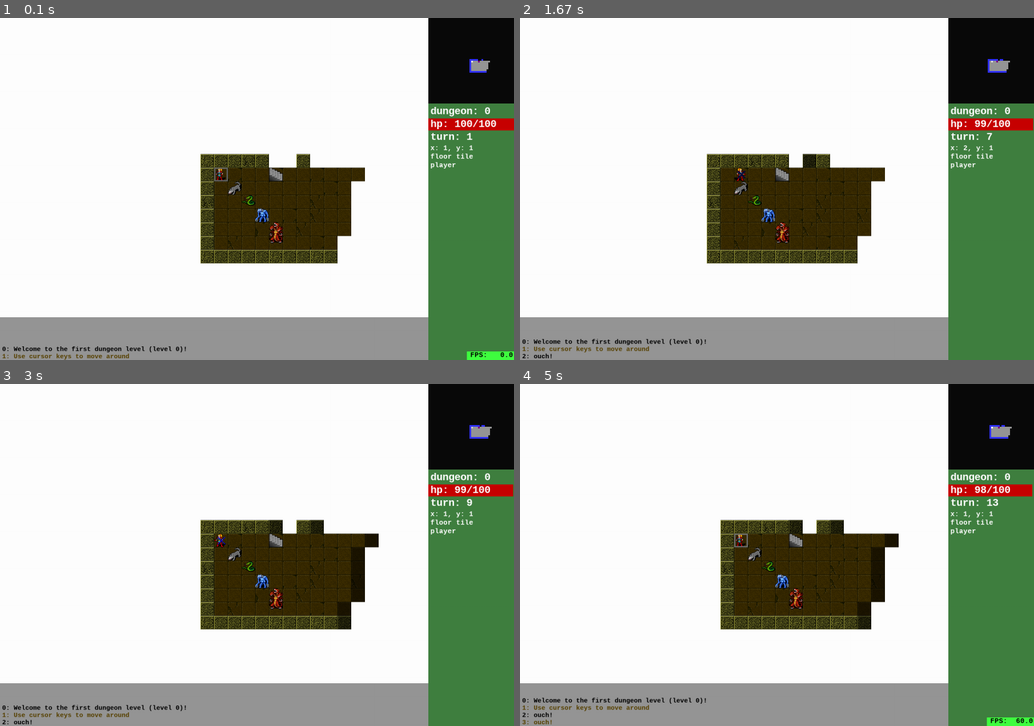
Above: before the commit, frames 1-4 (two rows, left to right).
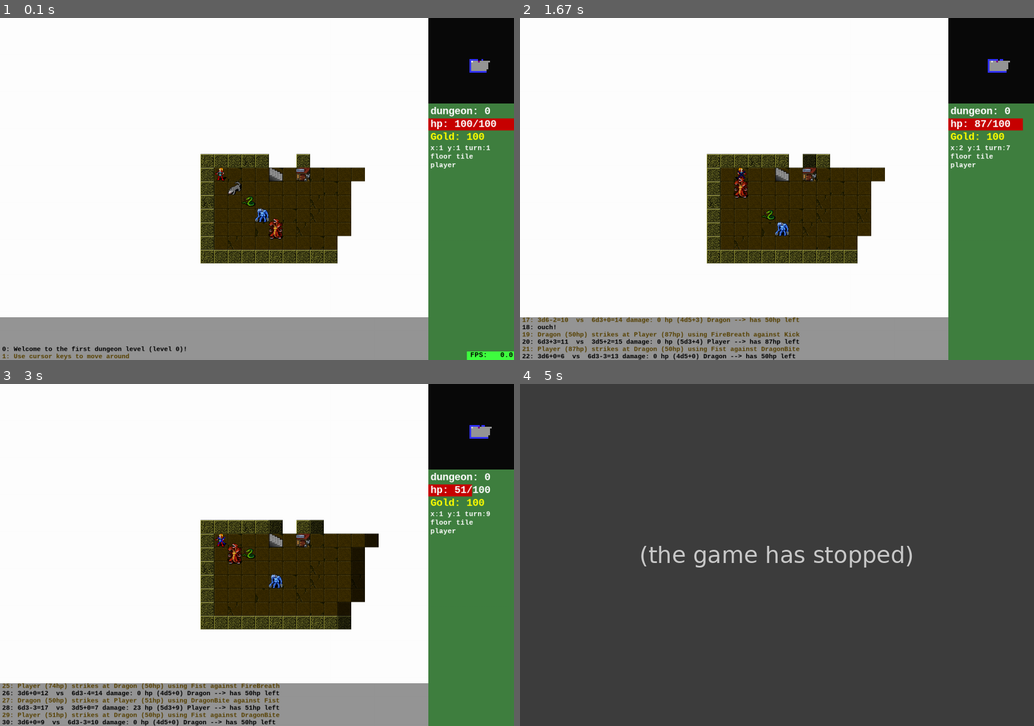
Above: after the commit, the same moments.

Repository: spheppner/roguebasin_python3
Game: pygame game, started from base_pygame_13.py
Same seed, same stepped clock (60 frames per second), same inputs: the game is played once before the commit and once after it.
Inputs:
- Up to frame 1 (0.1 s): no input
- Up to frame 2 (1.67 s): tap Space at 0.33, 0.73, 1.03, 1.23 s; hold Right 0.67-1.13 s; tap Shift at 0.82 s; hold Up 1.17-1.47 s; tap 1 at 1.32 s
- Up to frame 3 (3 s): tap A at 2 s; hold Left 2.33-2.87 s; tap Space at 2.4, 2.7 s; tap 1 at 2.48 s
- Up to frame 4 (5 s): tap A at 3.23 s; hold Left 3.57-3.97 s; tap Space at 3.63, 3.93 s; tap 1 at 3.72 s

The runs differ from the first frame. In frame 1, 0.5% of the frame differs, in the area x 41-96%, y 33-66%; in frame 2, 2.6%; in frame 3, 3.3%; in frame 4, 100%, in the area x 0-100%, y 0-100%.
After the commit the program exited at 4.73 s; later frames show no game.

Commit message:
moving monsters
monster look (afte 1 turn) to player
hint system
monster centered on tile

Diff:
--- a/base_pygame_13.py
+++ b/base_pygame_13.py
@@ -21,9 +21,9 @@
 import os
 
 
-# TODO: cursor soll keine schleimspur ziehen
+
 # TODO: cursor darf nicht in unerforschte zellen gehen
-# TODO: game legende vereinheitlichen von viewer und game
+# TODO diagonal movement for player ? or not allowing diagonal movement for monsters...
 
 class NaturalWeapon():
 
@@ -119,24 +119,53 @@
         self.defense_bonus = -4
 
 
-def roll(dice, bonus=0):
+def roll(dice, bonus=0, reroll=True):
+    """simulate a dice throw, and adding a bonus
+       reroll means that if the highest number is rolled,
+       one is substracted from the score and
+       another roll is added, until a not-hightest number is rolled.
+       e.g. 1D6 throws a 6, and re-rolls a 2 -> (6-1)+2= 7"""
+    # TODO format-micro-language for aligning the numbers better
     rolls = dice[0]
     sides = dice[1]
     total = 0
-    print("-----------------------")
-    print("rolling {}d{} + bonus {}".format(rolls, sides, bonus))
-    print("-----------------------")
-    for d in range(rolls):
+    print("------------------------")
+    print("rolling {}{}{} + bonus {}".format(rolls, "D" if reroll else "d", sides, bonus))
+    print("------------------------")
+    i = 0
+    verb = "rolls   "
+    #for d in range(rolls):
+    while True:
+        i += 1
+        if i > rolls:
+            break
         value = random.randint(1, sides)
-        print("rolling die #{}:....{} ".format(d, value))
-        total += value
-    print("==================")
+
+        if reroll and value == sides:
+            total += value - 1
+            print("die #{} {} {}  ∑: {} (count as {} and rolls again)".format(i, verb, value, total, value-1 ))
+
+            verb = "re-rolls"
+            i -= 1
+            continue
+        else:
+            total += value
+            print("die #{} {} {}  ∑: {}".format(i, verb, value, total))
+            verb = "rolls   "
+
+    print("=========================")
     print("=result:    {}".format(total))
     print("+bonus:     {}".format(bonus))
-    print("==================")
+    print("=========================")
     print("=total:     {}".format(total + bonus))
     return total + bonus
 
+
+def minmax(value, lower_limit=-1, upper_limit=1):
+    """constrains a value inside two limits"""
+    value = max(lower_limit, value)
+    value = min(upper_limit, value)
+    return value
 
 def randomizer(list_of_chances=[1]):
     """gives back an integer depending on chance.
@@ -305,7 +334,7 @@
         self.block_sight = block_sight
         self.explored = explored
         # graphic_index is a random number to choose one of several graphical tiles
-        self.graphic_index = random.randint(1, 4)
+        #self.graphic_index = random.randint(1, 4)
         # --- some common tiles ---
         if char == "#":  # wall
             self.block_movement = True
@@ -332,6 +361,7 @@
         self.x = x
         self.y = y
         self.z = z
+        self.hint = None # longer description and hint for panel
         self.image_name = None
         self.char = char
         self.color = color
@@ -347,6 +377,10 @@
             self.stay_visible_once_explored = False
         # --- child classes can do stuff in the _overwrite() method  without needing their own __init__ method
         self._overwrite()
+        # --- update legend ---
+        if self.char not in Game.legend:
+            Game.legend[self.char] = self.__class__.__name__
+
 
     def _overwrite(self):
         pass
@@ -358,6 +392,21 @@
             return True
         return False
 
+class Gold(Object):
+    """a heap of gold"""
+
+    def _overwrite(self):
+        self.color = (200,200,0)
+        self.char="*"
+        self.value = random.randint(1,100)
+
+class Shop(Object):
+    """a shop to trade items"""
+    def _overwrite(self):
+        self.color= ( 200,200,0)
+        self.stay_visible_once_explored = True
+        self.char = "$"
+        self.hint = "press Space to buy hp"
 
 class Stair(Object):
     """a stair, going upwards < or downwards >"""
@@ -365,15 +414,41 @@
     def _overwrite(self):
         self.color = (128, 0, 128)  # violet
         self.stay_visible_once_explored = True
+        self.hint = "press PgUp/PgDown to change level"
 
 
 class Monster(Object):
     """a (moving?) dungeon Monster, like the player, a boss, a NPC..."""
 
     def _overwrite(self):
+        self.aggro = 3
         self.char = "M"
         if self.color is None:
             self.color = (255, 255, 0)
+
+    def ai(self, player):
+        """returns dx, dy toward the player (if distance < aggro) or randomly"""
+        distance = ((self.x - player.x)**2 + (self.y-player.y)**2)**0.5
+        if distance < self.aggro:
+            dx = player.x - self.x
+            dy = player.y - self.y
+            dx = minmax(dx, -1, 1)
+            dy = minmax(dy, -1, 1)
+        else:
+            dx = random.choice((-1,0,1))
+            dy = random.choice((-1,0,1))
+        try:
+            target = Game.dungeon[self.z][self.y + dy][self.x + dx]
+        except:
+            print("monster trying illegally to leave dungeon")
+            return 0, 0
+            ##raise SystemError("out of dungeon?", self.x, self.y, self.z)
+        if target.block_movement:
+            print("monster trying to move into a wall")
+            return 0, 0
+        print("dx dy", self.__class__.__name__, dx, dy)
+        return dx, dy
+
 
     def move(self, dx, dy, dz=0):
         if dx > 0:
@@ -399,6 +474,7 @@
 
     def _overwrite(self):
         self.char = "W"
+        self.aggro = 5
         self.hitpoints = 30
         self.attack = (2, 6)
         self.defense = (2, 5)
@@ -412,6 +488,7 @@
 
     def _overwrite(self):
         self.char = "S"
+        self.aggro = 2
         self.hitpoints = 20
         self.attack = (2, 4)
         self.defense = (3, 3)
@@ -424,6 +501,7 @@
 
     def _overwrite(self):
         self.char = "Y"
+        self.aggro = 4
         self.hitpoints = 20
         self.attack = (8, 2)
         self.defense = (4, 3)
@@ -436,6 +514,7 @@
 
     def _overwrite(self):
         self.char = "D"
+        self.aggro = 6
         self.hitpoints = 50
         self.attack = (6, 3)
         self.defense = (6, 3)
@@ -456,6 +535,7 @@
         self.damage = (4, 5)
         self.natural_weapons = [Fist(), Kick()]
         self.items = {}
+        self.gold = 100
         self.image_name = "arch-mage"
 
 
@@ -463,26 +543,22 @@
     dungeon = []  # list of list of list. 3D map representation, using text chars. z,y,x ! z=0: first level. z=1: second level etc
     fov_map = []  # field of vie map, only for current level!
     objects = {}  # container for all Object instances in this dungeon
+    #legend = {} # fills itself because of class Object's __init__ method
     legend = {"@": "player",
               "#": "wall tile",
               ".": "floor tile",
               ">": "stair down",
               "<": "stair up",
-              "W": "wolf",
-              "S": "snake",
-              "Y": "yeti",
-              "D": "dragon"}
-
+              }
     tiles_x = 0
     tiles_y = 0
     torch_radius = 10
     log = []  # message log
     game_over = False
-    turn = 1
     cursor_x = 0
     cursor_y = 0
-    friend_image = "arch-mage-idle"
-    foe_image = None
+    #friend_image = "arch-mage-idle"
+    #foe_image = None
 
     def __init__(self, tiles_x=80, tiles_y=40):
         Game.tiles_x = tiles_x  # max. width of the level in tiles
@@ -496,6 +572,7 @@
         Snake(3, 3, 0)
         Yeti(4, 4, 0)
         Dragon(5, 5, 0)
+        Shop(7,1,0)
         self.log.append("Welcome to the first dungeon level (level 0)!")
         self.log.append("Use cursor keys to move around")
         self.load_level(0, "level001.txt", "data")
@@ -506,10 +583,18 @@
         # carve out some rooms and tunnels in this new dungeon level
         self.create_rooms_and_tunnels(z=1)  # carve out some random rooms and tunnels
         # append empty dungeon level
+        self.turn = 1
+
+    def new_turn(self):
+        self.turn += 1
+        for o in Game.objects.values():
+            if o.z == self.player.z and o != self.player and o.hitpoints > 0 and o.is_member("Monster"):
+                self.move_monster(o)
+
 
     def checkfight(self, x, y, z):
         """wir gehen davon aus dass nur der player schaut (checkt) ob er in ein Monster läuft"""
-        Game.foe_image = None
+        #Game.foe_image = None
         for o in Game.objects.values():
             if o == self.player:
                 continue
@@ -517,28 +602,60 @@
                 continue
             if not o.is_member("Monster"):
                 continue
-            if o.x == x and o.y == y and o.z == z:
-                # monster should now look toward player
+            if o.z == z:
                 if o.x > self.player.x:
                     o.look_direction = 0
                 elif o.x < self.player.x:
                     o.look_direction = 1
-                self.fight(self.player, o)
-                return True
+            #if o.x == x and o.y == y and o.z == z:
+                if o.x == x and o.y == y:
+                    # monster should now look toward player
+                    #if o.x > self.player.x:
+                    #    o.look_direction = 0
+                    #elif o.x < self.player.x:
+                    #    o.look_direction = 1
+                    self.fight(self.player, o)
+                    return True
+        return False
+
+    def move_monster(self, m):
+        """moves a monster randomly, but not into another monster (or wall etc.).
+           starts a fight with player if necessary"""
+        dx, dy = m.ai(self.player)
+        # ai checked already that the move is legal (inside dungeon and not blocked by wall)
+        # now only needed to check i running in another monster or into the player
+        for o in Game.objects.values():
+            if o.z != self.player.z:
+                continue
+            if o.hitpoints < 1:
+                continue
+            if not o.is_member("Monster"):
+                continue
+            if o.x == m.x + dx and o.y == m.y + dy:
+                dx, dy = 0, 0
+                if o == self.player:
+                    self.fight(m, self.player)
+                break
+        m.x += dx
+        m.y += dy
+
+
+
+
 
     def fight(self, a, b):
         self.strike(a, b)
         if b.hitpoints > 0:
             self.strike(b, a)
-        # images
-        if a == self.player:
-            Game.friend_image = "arch-mage-attack"
-            if b.image_name is not None:
-                Game.foe_image = b.image_name + "-attack"
-        elif b == self.player:
-            Game.friend_image = "arch-mage-defend"
-            if a.image is not None:
-                Game.foe_image = a.image_name + "-attack"
+        # big images
+        #if a == self.player:
+        #    Game.friend_image = "arch-mage-attack"
+        #    if b.image_name is not None:
+        #        Game.foe_image = b.image_name + "-attack"
+        #elif b == self.player:
+        #    Game.friend_image = "arch-mage-defend"
+        #    if a.image is not None:
+        #        Game.foe_image = a.image_name + "-attack"
 
     def strike(self, a, b):
         # print("{} strikes at {}".format(a, b))
@@ -593,6 +710,9 @@
                 if char == "<" or char == ">":
                     row.append(Tile("."))
                     Stair(x, y, z, char)
+                if char == "$":
+                    row.append(Tile("."))
+                    Shop(x,y,z,char)
             level.append(row)
         try:
             Game.dungeon[z] = level
@@ -876,7 +996,7 @@
     height = 0  # screen y resolution in pixel
     panel_width = 200
     log_height = 100
-    gird_size = (32, 32)
+    grid_size = (32, 32)
 
     def __init__(self, game, width=640, height=400, grid_size=(32, 32), fps=60, ):
         """Initialize pygame, window, background, font,...
@@ -940,7 +1060,6 @@
         #self.images["yeti-attack"] = pygame.image.load(os.path.join("data", "yeti-attack.png")).convert_alpha()
         #self.images["yeti-defend"] = pygame.image.load(os.path.join("data", "yeti-defend.png")).convert_alpha()
         #self.images["yeti-idle"] = pygame.image.load(os.path.join("data", "yeti-idle.png")).convert_alpha()
-        # TODO: dragon (big) images instead of yeti images
         #self.images["dragon-attack"] = pygame.image.load(os.path.join("data", "yeti-attack.png")).convert_alpha()
         #self.images["dragon-defend"] = pygame.image.load(os.path.join("data", "yeti-defend.png")).convert_alpha()
         #self.images["dragon-idle"] = pygame.image.load(os.path.join("data", "yeti-idle.png")).convert_alpha()
@@ -955,7 +1074,7 @@
         if target_x < 0 or target_y < 0 or target_x >= level_width or target_y >= level_height:
             return  # cursor can not move outside of the current level
         # check if the target tile is outside the current game window
-        x = self.pcx + (Game.cursor_x + dx) * self.gird_size[0]
+        x = self.pcx + (Game.cursor_x + dx) * self.grid_size[0]
         y = self.pcy + (Game.cursor_y + dy) * self.grid_size[1]
         if x < 0 or y < 0 or x > (self.width - self.panel_width) or y > (self.height - self.log_height):
             return  # cursor can not move outside of the game window
@@ -1063,21 +1182,30 @@
         ### stair tiles: index 0 -> light tile, index 1 -> dark tile
         self.stair_up_tiles =  ( pygame.Surface.subsurface(feats_img, (32,192,32,32)),
                                  pygame.Surface.subsurface(feats_dark_img, (32, 192, 32, 32)) )
-        self.stair_up_tile_dark = pygame.Surface.subsurface(feats_dark_img, (32,192,32,32))
+        #self.stair_up_tile_dark = pygame.Surface.subsurface(feats_dark_img, (32,192,32,32))
         ##self.stair_down_tile = make_text(">", font_color=(128, 255, 128), grid_size=self.grid_size)[0]
         ### stair tiles: index 0 -> light tile, index 1 -> dark tile
         self.stair_down_tiles = ( pygame.Surface.subsurface(feats_img, (0,192,32,32)) ,
                                   pygame.Surface.subsurface(feats_dark_img, (0, 192, 32, 32)) )
         #self.stair_down_tile_dark = pygame.Surface.subsurface(feats_dark_img, (0,192,32,32))
+
+        self.shop_tiles = ( pygame.Surface.subsurface(feats_img,      (439, 192, 32, 32)) ,
+                            pygame.Surface.subsurface(feats_dark_img, (439, 192, 32, 32)) )
+
+
+
+
         self.legend = {"@": self.player_tiles,
                        " ": self.unknown_tile,
                        "<": self.stair_up_tiles,
                        ">": self.stair_down_tiles,
+                       "$": self.shop_tiles,
                        "M": self.monster_tiles,
                        "W": self.wolf_tiles,
                        "S": self.snake_tiles,
                        "Y": self.yeti_tiles,
                        "D": self.dragon_tiles,
+
                        }  # rest of legend in wall_and_floor_theme
 
     def wall_and_floor_theme(self):
@@ -1110,16 +1238,16 @@
         self.legend[":"] = self.darkfloors,
         self.legend["X"] = self.darkwalls,
 
-    def tile_blit(self, surface, x_pos, y_pos):
+    def tile_blit(self, surface, x_pos, y_pos, corr_x=0, corr_y=0):
         """correctly blits a surface at tile-position x,y, so that the player is always centered at pcx, pcy"""
-        x = (x_pos - self.game.player.x) * self.grid_size[0] + self.pcx
-        y = (y_pos - self.game.player.y) * self.grid_size[1] + self.pcy
+        x = (x_pos - self.game.player.x) * self.grid_size[0] + self.pcx + corr_x
+        y = (y_pos - self.game.player.y) * self.grid_size[1] + self.pcy + corr_y
         # check if the tile is inside the game screen, otherwise ignore
         if (x > (Viewer.width - Viewer.panel_width)) or (y > (Viewer.height - Viewer.log_height)):
             return
         if (x + self.grid_size[0]) < 0 or (y + self.grid_size[1]) < 0:
             return
-        # blit
+
 
         self.screen.blit(surface, (x, y))
 
@@ -1151,11 +1279,11 @@
                     olist = [o for o in Game.objects.values() if
                              o.explored and o.stay_visible_once_explored and o.z == z and o.y == y and o.x == x]
                     for o in olist:
-                        # TODO check if self.legend[o.char] is a list/tuple or a single surface
-                        if o.char in "<>":
-                            self.tile_blit(self.legend[o.char][1], x, y)
-                        else:
-                            self.tile_blit(self.legend[o.char], x, y)
+                        #print("blitting....", o.char)
+                        #if o.char in "<>":
+                        self.tile_blit(self.legend[o.char][1], x, y)
+                        #else:
+                        #    self.tile_blit(self.legend[o.char], x, y)
                     continue  # next tile, please
                 # ==============================================
                 # ---- we are inside the torch radius ---
@@ -1186,7 +1314,7 @@
             if o.z == z and o.y == y and o.x == x:  # only care if in the correct dungeon level
                 # -- only care if NOT: Monster class instances or instances that are a child of the Monster class
                 if not o.is_member("Monster"):
-                    if o.char in "<>":
+                    if o.char in "<>$":
                         c=self.legend[o.char][0] # light tile
                     else:
                         c = self.legend[o.char]
@@ -1203,11 +1331,18 @@
                 if o.is_member("Monster") and o.hitpoints > 0:
                     c = self.legend[o.char][o.look_direction]  # looks left or right
                     # self.screen.blit(c, (o.x * self.grid_size[0], o.y * self.grid_size[1]))
+                    # correction so that if monster surface != size of tile surface monster is centered on tile
+                    corr_x, corr_y = 0, 0
+                    if c.get_size() != self.grid_size:
+                        corr_x = (self.grid_size[0] - c.get_size()[0])//2
+                        corr_y = (self.grid_size[1] - c.get_size()[1])//2
+
+
                     if o == self.game.player:
-                        self.screen.blit(c, (self.pcx, self.pcy))  # blit the player always in middle of screen
+                        self.screen.blit(c, (self.pcx+corr_x, self.pcy+corr_y))  # blit the player always in middle of screen
                     else:
                         o.explored = True
-                        self.tile_blit(c, o.x, o.y)
+                        self.tile_blit(c, o.x, o.y, corr_x, corr_y)
                     break  # one monster per tile is enough
 
     def draw_radar(self):
@@ -1269,14 +1404,15 @@
             self.game.player.hitpoints, self.game.player.hitpoints_max), x=5, y=35,
               color=(255, 255, 255), font_size=24)
         # -y65 ----------------------
-        write(self.panelscreen, text="turn: {}".format(
-            Game.turn), x=5, y=65, color=(255, 255, 255), font_size=24)
+        write(self.panelscreen, text="Gold: {}".format(
+              self.game.player.gold), x=5, y=65, color=(255, 255, 0), font_size=24)
+
         # --- write cursor information into panel ---
         # - y95 ------
 
         tilex, tiley = self.game.player.x + Game.cursor_x, self.game.player.y + Game.cursor_y
         t = Game.dungeon[self.game.player.z][tiley][tilex]
-        write(self.panelscreen, text="x: {}, y: {}".format(tilex, tiley), x=5, y=95, color=(255, 255, 255),
+        write(self.panelscreen, text="x:{} y:{} turn:{}".format(tilex, tiley, self.game.turn), x=5, y=95, color=(255, 255, 255),
               font_size=16)
         # tile information
         # - y115
@@ -1284,15 +1420,26 @@
               color=(255, 255, 255), font_size=16)
         # objects on top of that tile ?
         here = []
+        hints = []
         for o in Game.objects.values():
             # print("object:",o)
             if o.z == self.game.player.z and o.x == tilex and o.y == tiley and o.hitpoints > 0:
                 here.append(o)
+                if o.hint is not None:
+                    hints.append(o.hint)
         # print(here)
+        dy = 0
         for dy, thing in enumerate(here):
             # -y135 + 20*dy
+            # TODO: blit text in variable fontsize/panel width with word wrap
             write(self.panelscreen, text=Game.legend[thing.char], x=5, y=135 + 20 * dy, color=(255, 255, 255),
                   font_size=16)
+
+        # --- print hints ----
+        y = 135 + 20 * dy + 50
+        for h in hints:
+            write(self.panelscreen, text=h, x=5, y=y, color=(0,0,0), font_size=10)
+            y += 20
 
         # blit panelscreen
         # ----- friend and foe ----
@@ -1321,6 +1468,12 @@
             self.logscreen.blit(textsf, (5, self.log_height + i * h))
         # ---- blit logscreen ------
         self.screen.blit(self.logscreen, (0, Viewer.height - self.log_height))
+
+    def new_turn(self):
+        """new turn in Viewer, calls new turn in Game and updates graphics that may have changed, plays animations etc"""
+        self.game.new_turn()
+        self.redraw = True
+        #self.redraw = True
 
     def run(self):
         """The mainloop"""
@@ -1417,34 +1570,46 @@
                         animation = self.playtime + 1
                     # ---- -simple player movement with cursor keys -------
                     if event.key == pygame.K_RIGHT:
-                        Game.turn += 1
+                        #Game.turn += 1
+                        self.new_turn()
                         recalculate_fov = True
                         if not self.game.checkfight(self.game.player.x + 1, self.game.player.y, self.game.player.z):
                             self.game.player.move(1, 0)
 
-                            # TODO: weitermachen
                     if event.key == pygame.K_LEFT:
-                        Game.turn += 1
+                        #Game.turn += 1
+                        self.new_turn()
                         recalculate_fov = True
                         if not self.game.checkfight(self.game.player.x - 1, self.game.player.y, self.game.player.z):
                             self.game.player.move(-1, 0)
 
                     if event.key == pygame.K_UP:
-                        Game.turn += 1
+                        #Game.turn += 1
+                        self.new_turn()
                         recalculate_fov = True
                         if not self.game.checkfight(self.game.player.x, self.game.player.y - 1, self.game.player.z):
                             self.game.player.move(0, -1)
                             # recalculate_fov = True
                     if event.key == pygame.K_DOWN:
-                        Game.turn += 1
+                        #Game.turn += 1
+                        self.new_turn()
                         recalculate_fov = True
                         if not self.game.checkfight(self.game.player.x, self.game.player.y + 1, self.game.player.z):
                             self.game.player.move(0, 1)
                             # recalculate_fov = True
                     if event.key == pygame.K_SPACE:
-                        # TODO checkfight -> foeimage = None?
-                        # wait a turn
-                        Game.turn += 1
+                        #Game.turn += 1  # wait a turn
+                        self.new_turn()
+                        # wenn auf shop buy one hp for one gold
+                        for o in Game.objects.values():
+                            if (o.z == self.game.player.z and
+                                o.x == self.game.player.x and
+                                o.y == self.game.player.y and
+                                self.game.player.gold > 0 and
+                                o.__class__.__name__=="Shop"):
+                                self.game.player.gold -= 1
+                                self.game.player.hitpoints += 1
+
                         self.redraw = True
                     if event.key == pygame.K_PAGEUP:
                         Game.turn += 1
@@ -1540,9 +1705,10 @@
                                    Game.torch_radius * self.grid_size[0], 1)
             # ------ Cursor -----
             self.cursor.create_image()
-            self.screen.blit(self.cursor.image, (
-                self.pcx + Game.cursor_x * self.grid_size[0],
-                self.pcy + Game.cursor_y * self.grid_size[1]))
+            if Game.cursor_y != 0 or Game.cursor_x != 0:
+                self.screen.blit(self.cursor.image, (
+                    self.pcx + Game.cursor_x * self.grid_size[0],
+                    self.pcy + Game.cursor_y * self.grid_size[1]))
             # -------- next frame -------------
             pygame.display.flip()
         # -----------------------------------------------------
